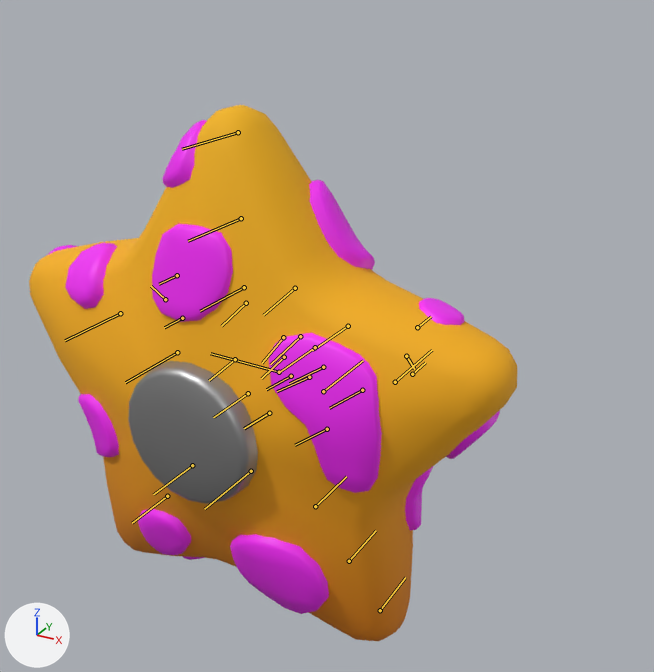
What one commit did to the glTF model BaseFramework 3D/Asset/Models/Enemy/StarFish/StarFish.gltf.
One viewpoint serves both versions: a 50 mm camera at (1.06, -1.55, 1.507) aimed at (0.171, 0.067, 0.699). Every picture has the same lights, and +X, +Y and +Z are marked at lower left. The picture after the commit comes second. The bones that change, and the others that lie on the model, are drawn over the model as lines.

Names of what the first picture shows: 'StarFish.001'.
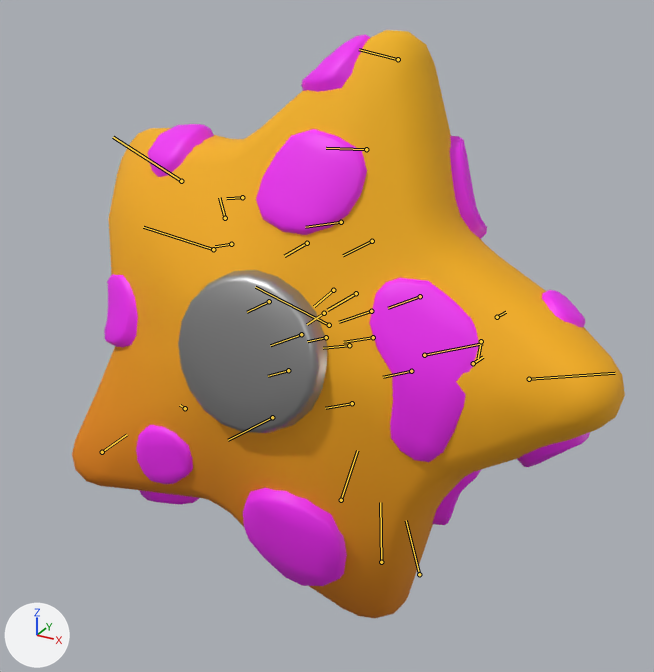
The newer file adds an action. The first version stands in its rest pose; the second is drawn at frame 8 of the action 'Walk'.

Edits to the bpy script that builds the scene:
```text
Change bone_body:
    where bone_body = bpy.data.objects['StarFish'].pose.bones['Body']  # child of 'Root'
    bone_body.location: (0.0, 0.0, 0.0) -> (0.181, 0.0, 0.147)
    bone_body.rotation_quaternion: (1.0, 0.0, 0.0, 0.0) -> (0.986, 0.013, -0.129, -0.102)  # degrees (0, 0, 0) -> degrees (3, -15, -12)
Change bone_arm01_l:
    where bone_arm01_l = bpy.data.objects['StarFish'].pose.bones['Arm01_L']  # child of 'Body'
    bone_arm01_l.location: (0.0, 0.0, 0.0) -> (0.072, 0.0, 0.0)
    bone_arm01_l.rotation_quaternion: (1.0, 0.0, 0.0, 0.0) -> (0.969, 0.0, 0.0, -0.248)  # degrees (0, 0, 0) -> degrees (0, 0, -29)
Change bone_arm02_l:
    where bone_arm02_l = bpy.data.objects['StarFish'].pose.bones['Arm02_L']  # child of 'Arm01_L'
    bone_arm02_l.location: (0.0, 0.0, 0.0) -> (0.072, 0.0, 0.0)
    bone_arm02_l.rotation_quaternion: (1.0, 0.0, 0.0, 0.0) -> (0.969, 0.0, 0.0, -0.248)  # degrees (0, 0, 0) -> degrees (0, 0, -29)
Change bone_arm01_r:
    where bone_arm01_r = bpy.data.objects['StarFish'].pose.bones['Arm01_R']  # child of 'Body'
    bone_arm01_r.location: (0.0, 0.0, 0.0) -> (-0.073, 0.0, 0.0)
    bone_arm01_r.rotation_quaternion: (1.0, 0.0, 0.0, 0.0) -> (0.982, 0.0, 0.0, 0.191)  # degrees (0, 0, 0) -> degrees (0, 0, 22)
Change bone_arm02_r:
    where bone_arm02_r = bpy.data.objects['StarFish'].pose.bones['Arm02_R']  # child of 'Arm01_R'
    bone_arm02_r.location: (0.0, 0.0, 0.0) -> (-0.073, 0.0, 0.0)
    bone_arm02_r.rotation_quaternion: (1.0, 0.0, 0.0, 0.0) -> (0.982, 0.0, 0.0, 0.191)  # degrees (0, 0, 0) -> degrees (0, 0, 22)
Change bone_teethc01:
    where bone_teethc01 = bpy.data.objects['StarFish'].pose.bones['TeethC01']  # child of 'MouthBase'
    bone_teethc01.location: (0.0, 0.0, 0.0) -> (-0.011, -0.001, 0.0)
Change bone_teethe01:
    where bone_teethe01 = bpy.data.objects['StarFish'].pose.bones['TeethE01']  # child of 'MouthBase'
    bone_teethe01.location: (0.0, 0.0, 0.0) -> (-0.01, 0.0, 0.0)
Change bone_leg01_l:
    where bone_leg01_l = bpy.data.objects['StarFish'].pose.bones['Leg01_L']  # child of 'Pelvis'
    bone_leg01_l.location: (0.0, 0.0, 0.0) -> (0.064, 0.0, 0.0)
    bone_leg01_l.rotation_quaternion: (1.0, 0.0, 0.0, 0.0) -> (0.952, 0.0, 0.0, 0.307)  # degrees (0, 0, 0) -> degrees (0, 0, 36)
Change bone_leg02_l:
    where bone_leg02_l = bpy.data.objects['StarFish'].pose.bones['Leg02_L']  # child of 'Leg01_L'
    bone_leg02_l.location: (0.0, 0.0, 0.0) -> (0.064, 0.0, 0.0)
    bone_leg02_l.rotation_quaternion: (1.0, 0.0, 0.0, 0.0) -> (0.952, 0.0, 0.0, 0.307)  # degrees (0, 0, 0) -> degrees (0, 0, 36)
Change bone_leg01_r:
    where bone_leg01_r = bpy.data.objects['StarFish'].pose.bones['Leg01_R']  # child of 'Pelvis'
    bone_leg01_r.location: (0.0, 0.0, 0.0) -> (-0.065, 0.0, 0.0)
    bone_leg01_r.rotation_quaternion: (1.0, 0.0, 0.0, 0.0) -> (-0.967, 0.0, 0.0, 0.257)  # degrees (0, 0, 0) -> degrees (0, 0, -30)
Change bone_leg02_r:
    where bone_leg02_r = bpy.data.objects['StarFish'].pose.bones['Leg02_R']  # child of 'Leg01_R'
    bone_leg02_r.location: (0.0, 0.0, 0.0) -> (-0.065, 0.0, 0.0)
    bone_leg02_r.rotation_quaternion: (1.0, 0.0, 0.0, 0.0) -> (0.967, 0.0, 0.0, -0.257)  # degrees (0, 0, 0) -> degrees (0, 0, -30)
```

What differs and where, as boxes (x1, y1, x2, y2) in the pictures (654 x 672 px):
'StarFish.001', posed (13% wider, 10% taller): before (29, 105, 517, 641); after (72, 30, 625, 618)
bone 'Body', root to tip: before (248, 393) to (213, 417); after (301, 334) to (270, 345)
bone 'Arm01_L', root to tip: before (177, 352) to (125, 382); after (213, 249) to (143, 227)
bone 'Arm02_L', root to tip: before (120, 313) to (65, 340); after (181, 181) to (113, 137)
bone 'Arm01_R', root to tip: before (323, 391) to (363, 360); after (424, 355) to (482, 343)
bone 'Arm02_R', root to tip: before (395, 382) to (432, 350); after (529, 379) to (615, 373)
bone 'TeethC01', root to tip: before (235, 359) to (209, 380); after (269, 301) to (247, 312)
bone 'TeethE01', root to tip: before (327, 429) to (295, 445); after (352, 403) to (325, 408)
bone 'Leg01_L', root to tip: before (192, 465) to (153, 494); after (185, 408) to (180, 405)
bone 'Leg02_L', root to tip: before (167, 496) to (132, 523); after (102, 452) to (127, 434)
bone 'Leg01_R', root to tip: before (315, 506) to (346, 476); after (341, 500) to (357, 450)
bone 'Leg02_R', root to tip: before (349, 561) to (376, 530); after (381, 562) to (380, 502)
